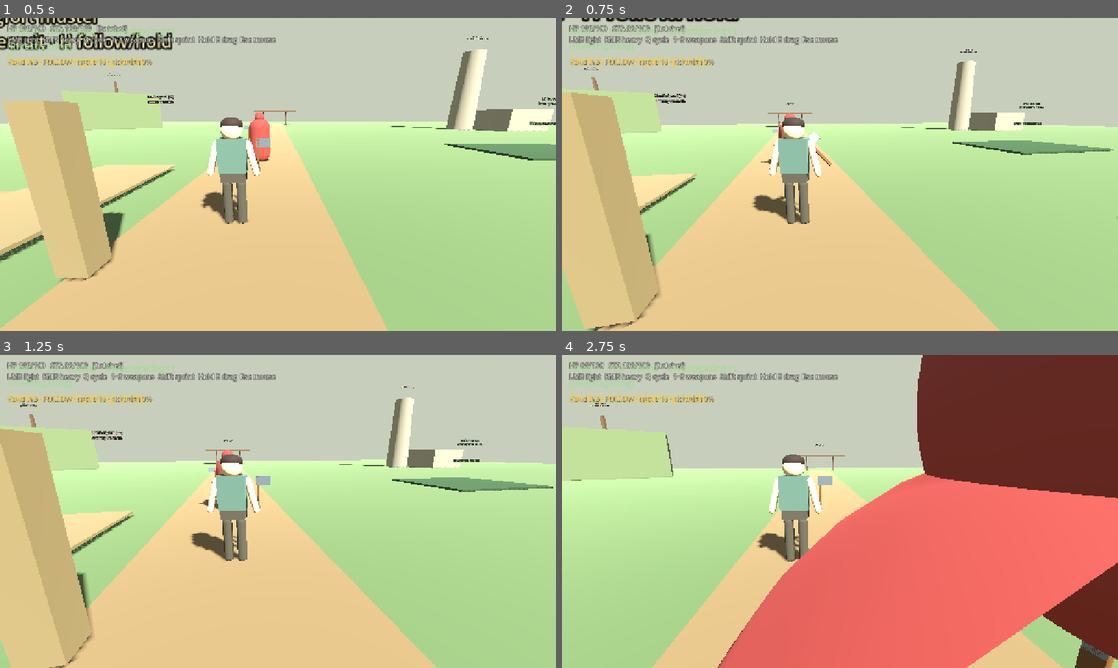
Above: before the commit, frames 1-4 (two rows, left to right).
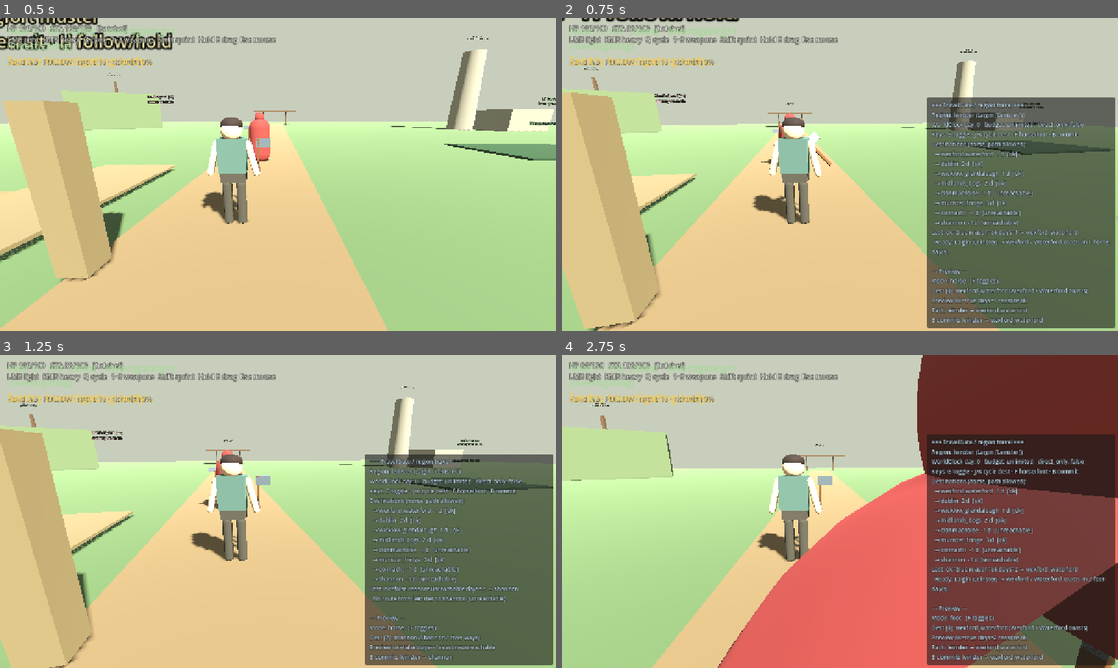
Above: after the commit, the same moments.

Repository: fortins4/devPlayground
Game: Godot game, scene res://scenes/main/main.tscn
Same seed, same stepped clock (60 frames per second), same inputs: the game is played once before the commit and once after it.
Inputs (mouse positions are in pixels of both pictures, inside the frame that each line leads up to):
- Up to frame 1 (0.5 s): no input
- Up to frame 2 (0.75 s): tap Enter at 0.5 s; move the mouse to (867, 174) at 0.52 s; hold W (move_forward) from 0.53 s (still down); tap G at 0.6 s; click (867, 174) at 0.67 s
- Up to frame 3 (1.25 s): keep holding W (move_forward); tap Space (jump) at 0.77 s; tap J at 0.8 s
- Up to frame 4 (2.75 s): keep holding W (move_forward); move the mouse to (812, 511) at 1.27 s; tap J at 1.35 s; tap Space (jump) at 1.52 s; tap K at 1.55, 2.1 s; move the mouse to (851, 505) at 2.02 s; tap F at 2.3 s

Frame 1 is identical in both runs. In frame 2, 25% of the frame differs, in the area x 65-100%, y 25-100%; in frame 3, 23%; in frame 4, 25%.

Commit message:
feat(traversal): travel gate stub — TravelDistances days → WorldClock commit
Integrate region travel with the living calendar: TravelGate preview/request/
commit APIs look up horse/foot (or shortest-path) days from TravelDistances,
advance WorldClock on commit, and update Game.current_region.

- travel_gate.gd: gate reasons (same_region, blocked_edge, unreachable,
  insufficient_days, unknown_region); expedition_day_budget / direct_edges_only
- TravelDistances.shortest_path(mode); horse wrapper retained
- Game.set_current_region + region_changed
- Travel debug HUD (G/J/K/F/B) on main.tscn; traversal + timeline README

Local only — no push/PR.

Diff:
--- a/scenes/main/main.tscn
+++ b/scenes/main/main.tscn
@@ -6,6 +6,7 @@
 [ext_resource type="PackedScene" uid="uid://cq8riochttimdbg01" path="res://scenes/ui/timeline_debug_hud.tscn" id="4_timeline_dbg"]
 [ext_resource type="PackedScene" uid="uid://cq8riochthonrdbg01" path="res://scenes/ui/honor_debug_hud.tscn" id="5_honor_dbg"]
 [ext_resource type="PackedScene" uid="uid://cq8riochtrumdbg01" path="res://scenes/ui/rumors_debug_hud.tscn" id="6_rumors_dbg"]
+[ext_resource type="PackedScene" uid="uid://cq8riochttravdbg01" path="res://scenes/ui/travel_debug_hud.tscn" id="6b_travel_dbg"]
 [ext_resource type="PackedScene" uid="uid://cq8riochtsentry01" path="res://scenes/characters/npcs/sentry.tscn" id="7_sentry"]
 [ext_resource type="Script" path="res://systems/stealth/bog_zone.gd" id="8_bog"]
 [ext_resource type="PackedScene" uid="uid://cq8riochtcorpse01" path="res://scenes/characters/npcs/draggable_corpse.tscn" id="11_corpse"]
@@ -199,6 +200,8 @@
 
 [node name="RumorsDebugHUD" parent="." instance=ExtResource("6_rumors_dbg")]
 
+[node name="TravelDebugHUD" parent="." instance=ExtResource("6b_travel_dbg")]
+
 [node name="PathToRingfort" type="Node3D" parent="."]
 transform = Transform3D(1, 0, 0, 0, 1, 0, 0, 0, 1, -10, 0.12, 0)
 
--- /dev/null
+++ b/scenes/ui/travel_debug_hud.tscn
@@ -0,0 +1,44 @@
+[gd_scene load_steps=2 format=3 uid="uid://cq8riochttravdbg01"]
+
+[ext_resource type="Script" path="res://scripts/ui/travel_debug_hud.gd" id="1_dbg"]
+
+[node name="TravelDebugHUD" type="CanvasLayer"]
+layer = 23
+script = ExtResource("1_dbg")
+
+[node name="Margin" type="MarginContainer" parent="."]
+anchors_preset = 3
+anchor_left = 1.0
+anchor_top = 1.0
+anchor_right = 1.0
+anchor_bottom = 1.0
+offset_left = -440.0
+offset_top = -360.0
+offset_right = -8.0
+offset_bottom = -8.0
+grow_horizontal = 0
+grow_vertical = 0
+theme_override_constants/margin_left = 0
+theme_override_constants/margin_top = 0
+theme_override_constants/margin_right = 0
+theme_override_constants/margin_bottom = 0
+
+[node name="Panel" type="PanelContainer" parent="Margin"]
+layout_mode = 2
+visible = false
+
+[node name="Margin" type="MarginContainer" parent="Margin/Panel"]
+layout_mode = 2
+theme_override_constants/margin_left = 10
+theme_override_constants/margin_top = 8
+theme_override_constants/margin_right = 10
+theme_override_constants/margin_bottom = 8
+
+[node name="Label" type="Label" parent="Margin/Panel/Margin"]
+layout_mode = 2
+theme_override_colors/font_color = Color(0.78, 0.88, 0.95, 1)
+theme_override_colors/font_outline_color = Color(0, 0, 0, 0.8)
+theme_override_constants/outline_size = 3
+theme_override_font_sizes/font_size = 13
+text = "Travel gate debug (G)"
+autowrap_mode = 3
--- a/scripts/autoload/game.gd
+++ b/scripts/autoload/game.gd
@@ -3,6 +3,7 @@
 
 signal game_started
 signal prologue_finished
+signal region_changed(region_id: StringName)
 
 enum GamePhase { BOOT, PROLOGUE, OPEN_WORLD }
 
@@ -23,6 +24,14 @@
 func finish_prologue() -> void:
 	phase = GamePhase.OPEN_WORLD
 	prologue_finished.emit()
+
+
+
+func set_current_region(region_id: StringName) -> void:
+	if current_region == region_id:
+		return
+	current_region = region_id
+	region_changed.emit(region_id)
 
 
 func _ensure_default_input() -> void:
--- /dev/null
+++ b/scripts/ui/travel_debug_hud.gd
@@ -0,0 +1,165 @@
+extends CanvasLayer
+## Toggleable TravelGate / TravelDistances readout for greybox F5.
+##
+## Bottom-right panel (Timeline is top-right; Honor top-left; Rumors bottom-left).
+##
+## Keys (when this node is in the tree):
+##   G — show / hide panel
+##   J / K — cycle destination among REGION_IDS (skip current)
+##   F — toggle horse / foot mode
+##   B — commit previewed travel (advances WorldClock, sets Game.current_region)
+
+@onready var panel: PanelContainer = $Margin/Panel
+@onready var label: Label = $Margin/Panel/Margin/Label
+
+var _dest_index: int = 0
+var _mode: StringName = &"horse"
+var _refresh_accum: float = 0.0
+const REFRESH_INTERVAL := 0.25
+
+
+func _ready() -> void:
+	layer = 23
+	visible = true
+	_apply_visibility(TravelGate.debug_visible if TravelGate else false)
+	if Game and not Game.region_changed.is_connected(_on_region):
+		Game.region_changed.connect(_on_region)
+	if WorldClock and not WorldClock.day_advanced.is_connected(_on_clock):
+		WorldClock.day_advanced.connect(_on_clock)
+	_ensure_dest_index()
+	_refresh()
+
+
+func _process(delta: float) -> void:
+	if not visible or panel == null or not panel.visible:
+		return
+	_refresh_accum += delta
+	if _refresh_accum >= REFRESH_INTERVAL:
+		_refresh_accum = 0.0
+		_refresh()
+
+
+func _unhandled_input(event: InputEvent) -> void:
+	if event is InputEventKey and event.pressed and not event.echo:
+		match event.keycode:
+			KEY_G:
+				_toggle()
+				get_viewport().set_input_as_handled()
+			KEY_J:
+				_cycle_dest(-1)
+				get_viewport().set_input_as_handled()
+			KEY_K:
+				_cycle_dest(1)
+				get_viewport().set_input_as_handled()
+			KEY_F:
+				_mode = &"foot" if _mode == &"horse" else &"horse"
+				_refresh()
+				get_viewport().set_input_as_handled()
+			KEY_B:
+				_commit()
+				get_viewport().set_input_as_handled()
+
+
+func _toggle() -> void:
+	var show := true
+	if TravelGate:
+		show = TravelGate.toggle_debug_visible()
+	else:
+		show = not (panel.visible if panel else false)
+	_apply_visibility(show)
+	_refresh()
+
+
+func _apply_visibility(show: bool) -> void:
+	if panel:
+		panel.visible = show
+
+
+func _on_region(_region_id: StringName) -> void:
+	_ensure_dest_index()
+	_refresh()
+
+
+func _on_clock(_day: int) -> void:
+	_refresh()
+
+
+func _destination_ids() -> Array[StringName]:
+	var origin := Game.current_region if Game else &"leinster"
+	var out: Array[StringName] = []
+	for id in TravelDistances.REGION_IDS:
+		if id == origin:
+			continue
+		out.append(id)
+	return out
+
+
+func _ensure_dest_index() -> void:
+	var ids := _destination_ids()
+	if ids.is_empty():
+		_dest_index = 0
+		return
+	_dest_index = clampi(_dest_index, 0, ids.size() - 1)
+
+
+func _cycle_dest(delta: int) -> void:
+	var ids := _destination_ids()
+	if ids.is_empty():
+		return
+	_dest_index = (_dest_index + delta) % ids.size()
+	if _dest_index < 0:
+		_dest_index += ids.size()
+	_refresh()
+
+
+func _selected_dest() -> StringName:
+	var ids := _destination_ids()
+	if ids.is_empty():
+		return &""
+	return ids[_dest_index]
+
+
+func _commit() -> void:
+	var dest := _selected_dest()
+	if dest == &"":
+		return
+	TravelGate.commit_travel(dest, _mode)
+	_ensure_dest_index()
+	_refresh()
+
+
+func _refresh() -> void:
+	if label == null:
+		return
+	var origin := Game.current_region if Game else &"leinster"
+	var dest := _selected_dest()
+	var lines: PackedStringArray = PackedStringArray()
+	if TravelGate:
+		lines.append(TravelGate.get_debug_text())
+	else:
+		lines.append("TravelGate missing")
+	lines.append("")
+	lines.append("--- Preview ---")
+	lines.append("Mode: %s   (F toggles)" % String(_mode))
+	if dest == &"":
+		lines.append("Dest: (none)")
+	else:
+		var preview: Dictionary = TravelGate.request_travel(dest, _mode) if TravelGate else {}
+		lines.append("Dest [%d]: %s (%s)" % [
+			_dest_index,
+			String(dest),
+			TravelDistances.display_name(dest),
+		])
+		lines.append("Preview ok=%s days=%s reason=%s" % [
+			str(preview.get("ok", false)),
+			str(preview.get("days", "?")),
+			String(preview.get("reason", &"")),
+		])
+		var path_ids: Array = preview.get("path", [])
+		if not path_ids.is_empty():
+			var hops: PackedStringArray = PackedStringArray()
+			for p in path_ids:
+				hops.append(String(p))
+			lines.append("Path: %s" % " → ".join(hops))
+		lines.append("B commits %s → %s" % [String(origin), String(dest)])
+	label.text = "\n".join(lines)
--- a/systems/traversal/travel_distances.gd
+++ b/systems/traversal/travel_distances.gd
@@ -145,14 +145,17 @@
 	return out
 
 
-## BFS shortest path in horse-days (unweighted hops use day costs as edge weights).
-## Returns {ok, days, path: Array[StringName]} or ok=false if unreachable.
-static func shortest_horse_path(from_region: StringName, to_region: StringName) -> Dictionary:
+## Shortest path in travel-days for mode (&"horse" default, or &"foot").
+## Dijkstra on the small region graph. Returns {ok, days, path} or ok=false.
+static func shortest_path(
+	from_region: StringName,
+	to_region: StringName,
+	mode: StringName = &"horse"
+) -> Dictionary:
 	if not is_known_region(from_region) or not is_known_region(to_region):
 		return {"ok": false, "reason": &"unknown_region", "days": -1, "path": []}
 	if from_region == to_region:
 		return {"ok": true, "days": 0, "path": [from_region]}
-	# Dijkstra on small graph.
 	var dist: Dictionary = {}
 	var prev: Dictionary = {}
 	var pending: Array[StringName] = []
@@ -172,7 +175,7 @@
 			break
 		if int(dist[u]) >= 999999:
 			break
-		for conn in list_connections(u, &"horse"):
+		for conn in list_connections(u, mode):
 			var v: StringName = conn["to"]
 			var alt := int(dist[u]) + int(conn["days"])
 			if alt < int(dist[v]):
@@ -189,6 +192,11 @@
 		cur = prev[cur]
 		path.insert(0, cur)
 	return {"ok": true, "days": int(dist[to_region]), "path": path}
+
+
+## Horse-day shortest path (wrapper around shortest_path).
+static func shortest_horse_path(from_region: StringName, to_region: StringName) -> Dictionary:
+	return shortest_path(from_region, to_region, &"horse")
 
 
 static func to_debug_dict() -> Dictionary:
--- /dev/null
+++ b/systems/traversal/travel_gate.gd
@@ -0,0 +1,305 @@
+class_name TravelGate
+extends RefCounted
+## Travel gate stub: origin → destination day cost → WorldClock commit.
+##
+## Data: TravelDistances. Calendar: WorldClock.advance_day. Region: Game.current_region.
+## No scene loads — callers (or the debug HUD) handle greybox swaps later.
+##
+## Gate reasons (preview / commit fail closed):
+##   same_region       — origin == destination
+##   unknown_region    — id not in TravelDistances.REGION_IDS
+##   blocked_edge      — direct_edges_only and no stub edge
+##   unreachable       — no path on the region graph
+##   insufficient_days — expedition_day_budget >= 0 and days exceed it
+##   missing_clock     — WorldClock autoload unavailable on commit
+##   missing_game      — Game autoload unavailable on commit
+
+## Soft expedition budget in calendar days. -1 = unlimited (slice default).
+## Supplies / band logistics can tighten this later.
+static var expedition_day_budget: int = -1
+
+## When true, only direct TravelDistances edges (no multi-hop path).
+static var direct_edges_only: bool = false
+
+## Last preview or commit payload (debug / Remote).
+static var last_result: Dictionary = {}
+
+## HUD poll flag (mirrors WorldClock / Honor / Rumors).
+static var debug_visible: bool = false
+
+
+## Preview a trip without advancing the clock or changing region.
+## allow_path=false forces a direct-edge check (same as direct_edges_only).
+static func preview_travel(
+	from_region: StringName,
+	to_region: StringName,
+	mode: StringName = &"horse",
+	allow_path: bool = true
+) -> Dictionary:
+	var payload := _evaluate(from_region, to_region, mode, allow_path)
+	last_result = payload.duplicate(true)
+	return payload
+
+
+## Request from the live session region (Game.current_region → destination).
+static func request_travel(
+	to_region: StringName,
+	mode: StringName = &"horse",
+	allow_path: bool = true
+) -> Dictionary:
+	var from_region := _session_region()
+	return preview_travel(from_region, to_region, mode, allow_path)
+
+
+static func can_travel(
+	from_region: StringName,
+	to_region: StringName,
+	mode: StringName = &"horse",
+	allow_path: bool = true
+) -> bool:
+	return bool(_evaluate(from_region, to_region, mode, allow_path).get("ok", false))
+
+
+## Commit travel: spend TravelDistances days on WorldClock, then set region.
+## Days == 0 (same-day embark) still changes region but does not advance the clock.
+static func commit_travel(
+	to_region: StringName,
+	mode: StringName = &"horse",
+	from_region: StringName = &"",
+	allow_path: bool = true
+) -> Dictionary:
+	var origin := from_region if from_region != &"" else _session_region()
+	var preview := _evaluate(origin, to_region, mode, allow_path)
+	if not bool(preview.get("ok", false)):
+		last_result = preview.duplicate(true)
+		return preview
+	if Game == null:
+		preview["ok"] = false
+		preview["reason"] = &"missing_game"
+		preview["summary"] = "Travel commit failed — Game autoload missing."
+		last_result = preview.duplicate(true)
+		return preview
+	if WorldClock == null:
+		preview["ok"] = false
+		preview["reason"] = &"missing_clock"
+		preview["summary"] = "Travel commit failed — WorldClock autoload missing."
+		last_result = preview.duplicate(true)
+		return preview
+
+	var days := int(preview.get("days", 0))
+	var day_before := int(WorldClock.day)
+	if days > 0:
+		WorldClock.advance_day(days)
+	var day_after := int(WorldClock.day)
+
+	Game.set_current_region(to_region)
+
+	var result := preview.duplicate(true)
+	result["ok"] = true
+	result["committed"] = true
+	result["day_before"] = day_before
+	result["day_after"] = day_after
+	result["days_advanced"] = day_after - day_before
+	result["region"] = String(to_region)
+	result["summary"] = _commit_summary(origin, to_region, days, mode, day_before, day_after)
+	last_result = result.duplicate(true)
+	return result
+
+
+static func list_destinations(
+	from_region: StringName = &"",
+	mode: StringName = &"horse",
+	allow_path: bool = true
+) -> Array[Dictionary]:
+	var origin := from_region if from_region != &"" else _session_region()
+	var out: Array[Dictionary] = []
+	if not TravelDistances.is_known_region(origin):
+		return out
+	for other in TravelDistances.REGION_IDS:
+		if other == origin:
+			continue
+		var preview := _evaluate(origin, other, mode, allow_path)
+		out.append({
+			"to": other,
+			"display_name": TravelDistances.display_name(other),
+			"ok": bool(preview.get("ok", false)),
+			"reason": preview.get("reason", &""),
+			"days": int(preview.get("days", -1)),
+			"mode": String(mode),
+			"path": preview.get("path", []),
+		})
+	return out
+
+
+static func toggle_debug_visible() -> bool:
+	debug_visible = not debug_visible
+	return debug_visible
+
+
+static func set_debug_visible(visible: bool) -> void:
+	debug_visible = visible
+
+
+static func to_debug_dict() -> Dictionary:
+	var origin := _session_region()
+	var dests: Array = []
+	for row in list_destinations(origin, &"horse", true):
+		dests.append({
+			"to": String(row["to"]),
+			"ok": row["ok"],
+			"days": row["days"],
+			"reason": String(row.get("reason", &"")),
+		})
+	return {
+		"current_region": String(origin),
+		"expedition_day_budget": expedition_day_budget,
+		"direct_edges_only": direct_edges_only,
+		"world_day": int(WorldClock.day) if WorldClock else -1,
+		"destinations_horse": dests,
+		"last_result": last_result.duplicate(true),
+		"sample_leinster_dublin": preview_travel(&"leinster", &"dublin"),
+	}
+
+
+static func get_debug_text() -> String:
+	var origin := _session_region()
+	var lines: PackedStringArray = PackedStringArray()
+	lines.append("=== TravelGate / region travel ===")
+	lines.append("Region: %s (%s)" % [
+		String(origin),
+		TravelDistances.display_name(origin),
+	])
+	var day_str := str(WorldClock.day) if WorldClock else "?"
+	lines.append("WorldClock day: %s   budget: %s   direct_only: %s" % [
+		day_str,
+		str(expedition_day_budget) if expedition_day_budget >= 0 else "unlimited",
+		str(direct_edges_only),
+	])
+	lines.append("Keys: G toggle · J/K cycle dest · F horse/foot · B commit")
+	lines.append("Destinations (horse, path allowed):")
+	var shown := 0
+	for row in list_destinations(origin, &"horse", true):
+		if shown >= 8:
+			lines.append("  …")
+			break
+		var mark := "ok" if row["ok"] else String(row.get("reason", &"blocked"))
+		lines.append("  → %s  %d d  [%s]" % [
+			String(row["to"]),
+			int(row["days"]),
+			mark,
+		])
+		shown += 1
+	if last_result.is_empty():
+		lines.append("Last: (none)")
+	else:
+		lines.append("Last: ok=%s reason=%s days=%s → %s" % [
+			str(last_result.get("ok", false)),
+			String(last_result.get("reason", &"")),
+			str(last_result.get("days", "?")),
+			String(last_result.get("to", last_result.get("region", "?"))),
+		])
+		if last_result.has("summary"):
+			lines.append("  %s" % str(last_result["summary"]))
+	return "\n".join(lines)
+
+
+static func _evaluate(
+	from_region: StringName,
+	to_region: StringName,
+	mode: StringName,
+	allow_path: bool
+) -> Dictionary:
+	var use_path := allow_path and not direct_edges_only
+	var base := {
+		"ok": false,
+		"committed": false,
+		"from": String(from_region),
+		"to": String(to_region),
+		"from_display": TravelDistances.display_name(from_region),
+		"to_display": TravelDistances.display_name(to_region),
+		"mode": String(mode),
+		"days": -1,
+		"path": [],
+		"reason": &"",
+		"summary": "",
+	}
+	if not TravelDistances.is_known_region(from_region) or not TravelDistances.is_known_region(to_region):
+		base["reason"] = &"unknown_region"
+		base["summary"] = "Unknown region id (see TravelDistances.REGION_IDS)."
+		return base
+	if from_region == to_region:
+		base["reason"] = &"same_region"
+		base["days"] = 0
+		base["path"] = [from_region]
+		base["summary"] = "Already in %s — no travel gate." % TravelDistances.display_name(from_region)
+		return base
+
+	if use_path:
+		var route: Dictionary = TravelDistances.shortest_path(from_region, to_region, mode)
+		if not bool(route.get("ok", false)):
+			base["reason"] = route.get("reason", &"unreachable")
+			base["summary"] = "No route from %s to %s (%s)." % [
+				String(from_region), String(to_region), String(base["reason"]),
+			]
+			return base
+		base["days"] = int(route["days"])
+		base["path"] = route.get("path", [])
+	else:
+		var direct := TravelDistances.travel_days(from_region, to_region, mode)
+		if direct < 0:
+			base["reason"] = &"blocked_edge"
+			base["summary"] = "No direct %s edge %s → %s." % [
+				String(mode), String(from_region), String(to_region),
+			]
+			return base
+		base["days"] = direct
+		base["path"] = [from_region, to_region]
+
+	var days := int(base["days"])
+	if expedition_day_budget >= 0 and days > expedition_day_budget:
+		base["reason"] = &"insufficient_days"
+		base["summary"] = "Needs %d days; expedition budget is %d." % [
+			days, expedition_day_budget,
+		]
+		return base
+
+	base["ok"] = true
+	base["reason"] = &"ok"
+	base["summary"] = "Ready: %s → %s in %d %s-day(s)." % [
+		TravelDistances.display_name(from_region),
+		TravelDistances.display_name(to_region),
+		days,
+		String(mode),
+	]
+	return base
+
+
+static func _session_region() -> StringName:
+	if Game:
+		return Game.current_region
+	return &"leinster"
+
+
+static func _commit_summary(
+	from_region: StringName,
+	to_region: StringName,
+	days: int,
+	mode: StringName,
+	day_before: int,
+	day_after: int
+) -> String:
+	if days <= 0:
+		return "Same-day embark %s → %s (%s). Clock stays day %d." % [
+			TravelDistances.display_name(from_region),
+			TravelDistances.display_name(to_region),
+			String(mode),
+			day_after,
+		]
+	return "Travelled %s → %s (%d %s-days). Calendar %d → %d." % [
+		TravelDistances.display_name(from_region),
+		TravelDistances.display_name(to_region),
+		days,
+		String(mode),
+		day_before,
+		day_after,
+	]
Not shown: 1 places in scenes/main/main.tscn that only renumber resources
Not shown, changed: systems/timeline/README.md
Not shown, changed: systems/traversal/README.md
